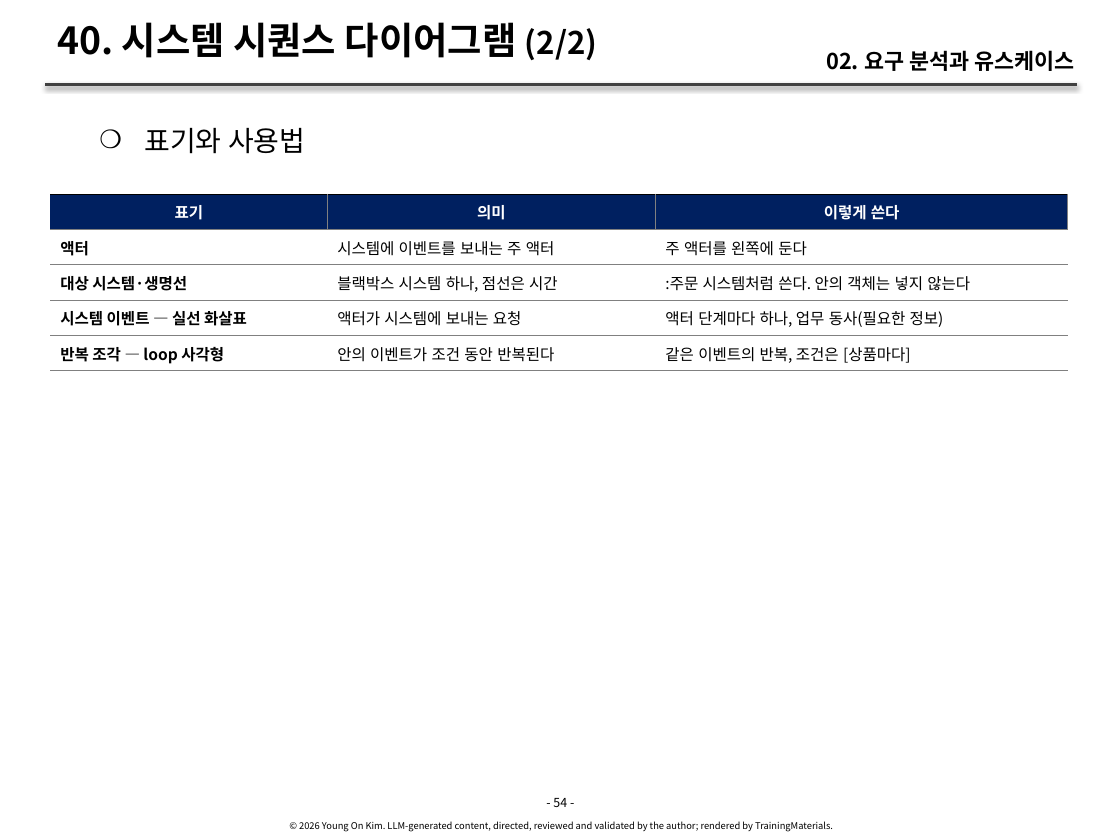
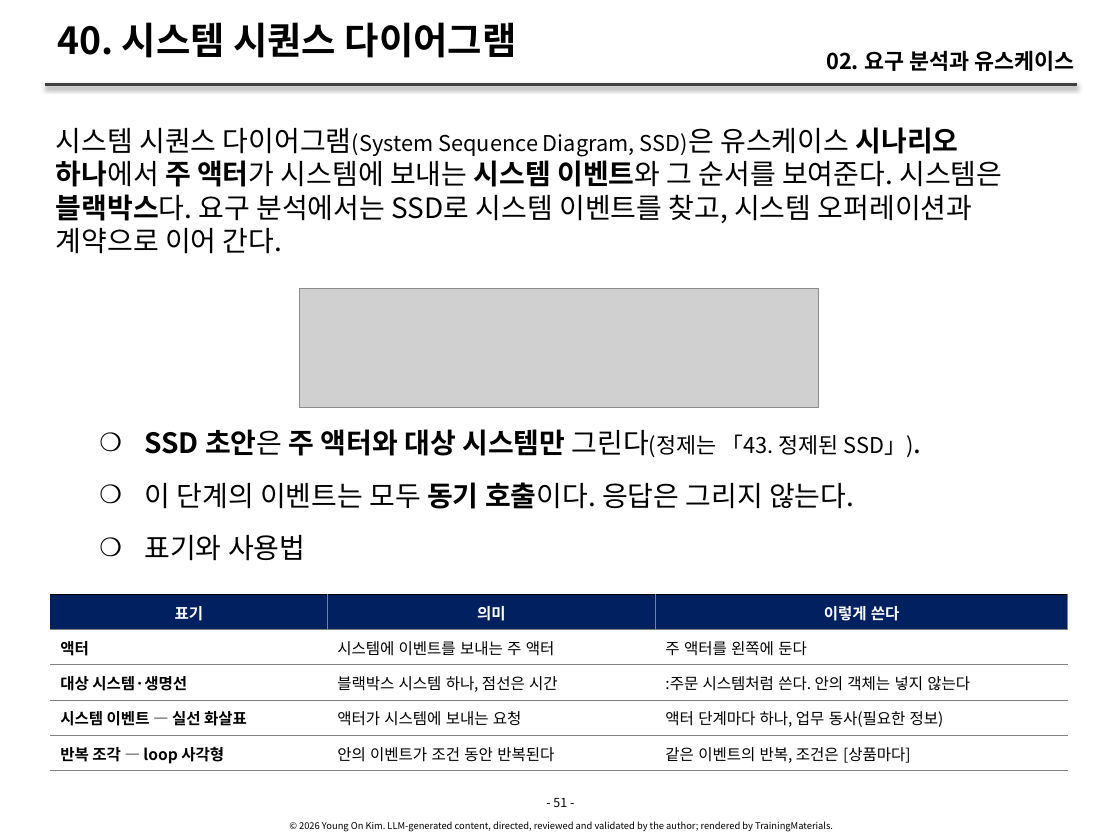
Before and after one commit to YoungSan77/TrainingMaterials, a slide deck: slide 51 of courses/ooad/sessions/s02.pptx (slide 54 before the commit). Drawn at 1120x840 pixels with LibreOffice and Linux fonts; fonts in the diff are those of the drawing; grey boxes stand for pictures. Boxes give left, top, right and bottom in pixels: in the first picture for what was removed or moved away, otherwise in the second. Text is boxed around its words. In the diff, an @@ line names an element or a change of style, - is before the commit and + after.

```diff
--- a/courses/ooad/sessions/s02.pptx
+++ b/courses/ooad/sessions/s02.pptx
@@ title at (57, 22, 517, 58): text changed @@
-40. 시스템 시퀀스 다이어그램 (2/2)
+40. 시스템 시퀀스 다이어그램
@@ text at (56, 127, 1002, 254): text changed @@
-    ❍ 표기와 사용법
+시스템 시퀀스 다이어그램(System Sequence Diagram, SSD)은 유스케이스 시나리오 하나에서 주 액터가 시스템에 보내는 시스템 이벤트와 그 순서를 보여준다. 시스템은 블랙박스다. 요구 분석에서는 SSD로 시스템 이벤트를 찾고, 시스템 오퍼레이션과 계약으로 이어 간다.
@@ picture added at (300, 289, 819, 408) @@
@@ text added at (144, 429, 914, 561), 18 pt, text #000000 @@
+    ❍ SSD 초안은 주 액터와 대상 시스템만 그린다(정제는 「43. 정제된 SSD」).
+    ❍ 이 단계의 이벤트는 모두 동기 호출이다. 응답은 그리지 않는다.
+    ❍ 표기와 사용법
@@ table: place and size @@
-table at (50, 194, 1067, 669)
+table at (50, 595, 1067, 840)
@@ text at (553, 798, 567, 807): text changed @@
-- 54 -
+- 51 -
```
Also in this commit, not shown: 72 other slides changed, 3 slides removed, 19 other files.
